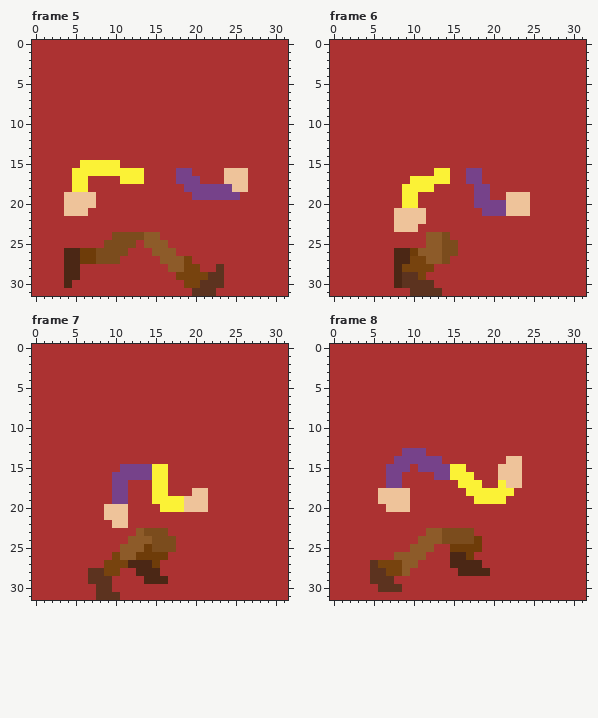
Pixel-art file, stored at Reusable components/Assets/Sprites/Assasin-Runnin.aseprite. The first picture shows the starting point.
32x32 pixels, 10 frames. Colours within 5 levels of each other are drawn and written as one. Shown: frame 5, frame 6, frame 7, frame 8. The commit also changed other frames, which this record leaves out.
Now the later version:
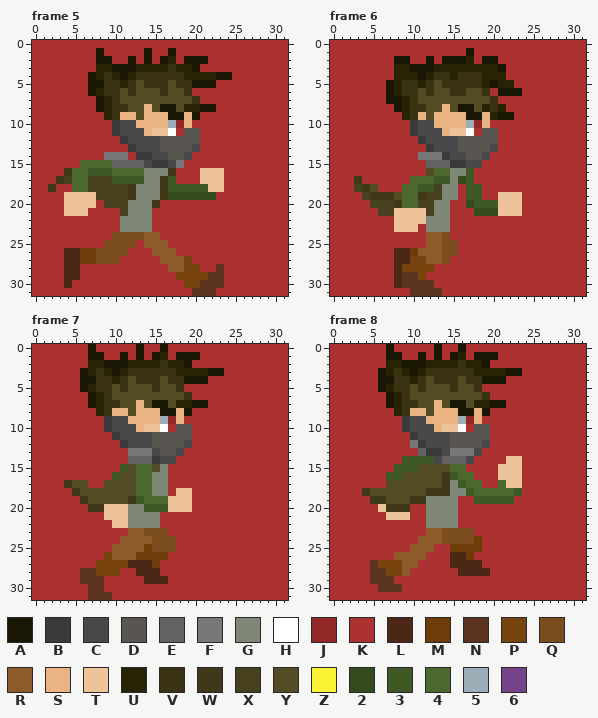
Palette (. is transparent): A #1a1705  B #3a3a3a  C #484848  D #595652  E #626262  F #777777  G #7f8876  H #ffffff  J #912727  K #ac3232  L #4b2715  M #6e3c09  N #5c331f  P #77430e  Q #7b4c1d  R #8d5b29  S #e9b482  T #eec39a  U #282305  V #393313  W #3f3919  X #484120  Y #524b24  Z #fbf236  2 #334b1d  3 #3e5925  4 #4b692f  5 #9badb7  6 #76428a
Changes in this commit:
layer "Head" now shown
layer "Layer 1" added
Changed rows in their new state; - is an unchanged pixel.
Frame 5:
first column x 2:
 1 ------A-----A--A---------
 2 ------AA--A-A-AU-AAA-----
 3 ------UUAAAUUUUVUUA------
 4 -----AUVUAUVVVVVVUUUUAA--
 5 -----AAVVUVYVVVYVVAAA----
 6 -----AUVVYVYYYVYYV-------
 7 ------AUVYYYYYYYYYV------
 8 ------AUVVYYSYAAYUUAA----
 9 -------UVSSYSSSAASA------
10 --------BCCSSSS5JS-------
11 --------BCCCSTTH-DD------
12 ---------BCCCCDDDDD------
13 ----------BCCCDDDDC------
14 -------FFF-BBCCDDC-------
15 ----4444EEEECBBCF--------
16 --W443334444GGGWKK-TTTKKK
17 -WX44XXX3333GGW3KKKTTTKKK
18 W--44XXXXXWGGGW33333TTKKK
19 ------XXXXWGGGW222222KKK-
20 -------XXXGGGW-----------
21 ---------XGGG------------
22 ---------GGGG------------
23 ---------GGGG------------
Frame 6:
first column x 3:
 1 --------------A-------
 2 -----AA--A-AAAU-AA----
 3 -----UUAAAUUUUUUUUA---
 4 -----UUUAUVVUVVVUUU---
 5 ----AUVVUVYVVVVVUAUU--
 6 ----AUVVYVYYVVYYV-AAA-
 7 ----AAUVYYYYYYYYYV----
 8 -----AUVVYYSYAAYUVU---
 9 ------UVSYSSSSAASUAA--
10 -------BCCSSSS5JS-----
11 -------BCCCSTTH-DD----
12 --------BCCCCDDDDD----
13 ---------BCCCDDDDC----
14 --------FFFBCCDDC-----
15 ---------EEEBBCC------
16 ---------Y44GG3K------
17 W------44433G23K------
18 XWY---4433XGG-33K-----
19 -XWWWY44WXXGG-33K-T--K
20 --XXXW44XXGG--2333T--K
21 ---XX----XGG---222T--K
22 ---------GGG----------
23 ---------GGG----------
Frame 7:
first column x 4:
 0 ---A-----A--A-------
 1 ---AA--A-A-AU-AAA---
 2 ---UUAAAUUUUVUUA----
 3 --AUVUAUVVVVVVUUUUAA
 4 --AAVVUVYVVVYVVAAA--
 5 --AUVVYVYYYVYYV-----
 6 ---AUVYYYYYYYYYV----
 7 ---AUVVYYSYAAYUUAA--
 8 ----UVSSYSSSAASA----
 9 -----BCCSSSS5JS-----
10 -----BCCCSTTH-DD----
11 ------BCCCCDDDDD----
12 -------BCCCDDDDC----
13 --------FFFCDDC-----
14 --------EEEBCC------
15 -------3Y44YG-------
16 ------3YY44GG-------
17 WYY--YYYY44GG-------
18 -WYYYYYYY44GG-TTKK--
19 --WYYYYYW3444TT-KK--
20 ---WW---GG333TT-KK--
21 --------GGGG--------
22 --------GGGG--------
23 --------R-----------
24 -------R------------
25 ------R-------------
26 -----PR-------------
27 ----P---------------
28 --N-P---------------
29 --N--K--------------
30 ---N-K--------------
31 ---N--K-------------
Frame 8:
first column x 4:
 0 ---A-----A--A-------
 1 ---AA--A-A-AU-AAA---
 2 ---UUAAAUUUUVUUA----
 3 --AUVUAUVVVVVVUUUUAA
 4 --AAVVUVYVVVYVVAAA--
 5 --AUVVYVYYYVYYV-----
 6 ---AUVYYYYYYYYYV----
 7 ---AUVVYYSYAAYUUAA--
 8 ----UVSSYSSSAASA----
 9 -----BCCSSSS5JS-----
10 -----BCCCSTTH-DD----
11 ------BCCCCDDDDD----
12 ------FBCCCDDDDC----
13 -----KKEBBCFFFC-----
14 ----K3333CEEEC------
15 ---K333YYYY44-------
16 ---33YYYYYW344------
17 ---YYYYYYYWG344--4--
18 WYYYYYYYWWWGG3444443
19 -WWYYYWWGGGG--33333-
20 --TWWW--GGGG--------
21 ---TTT--GGGG--------
22 --------GGGG--------
